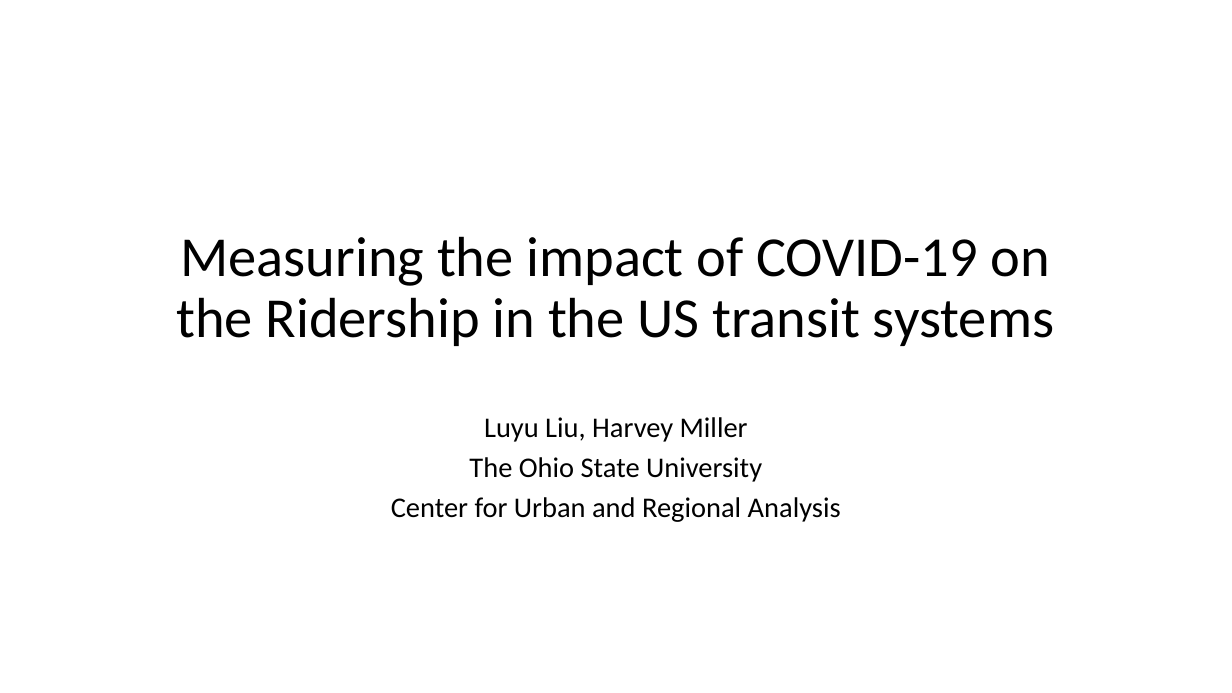
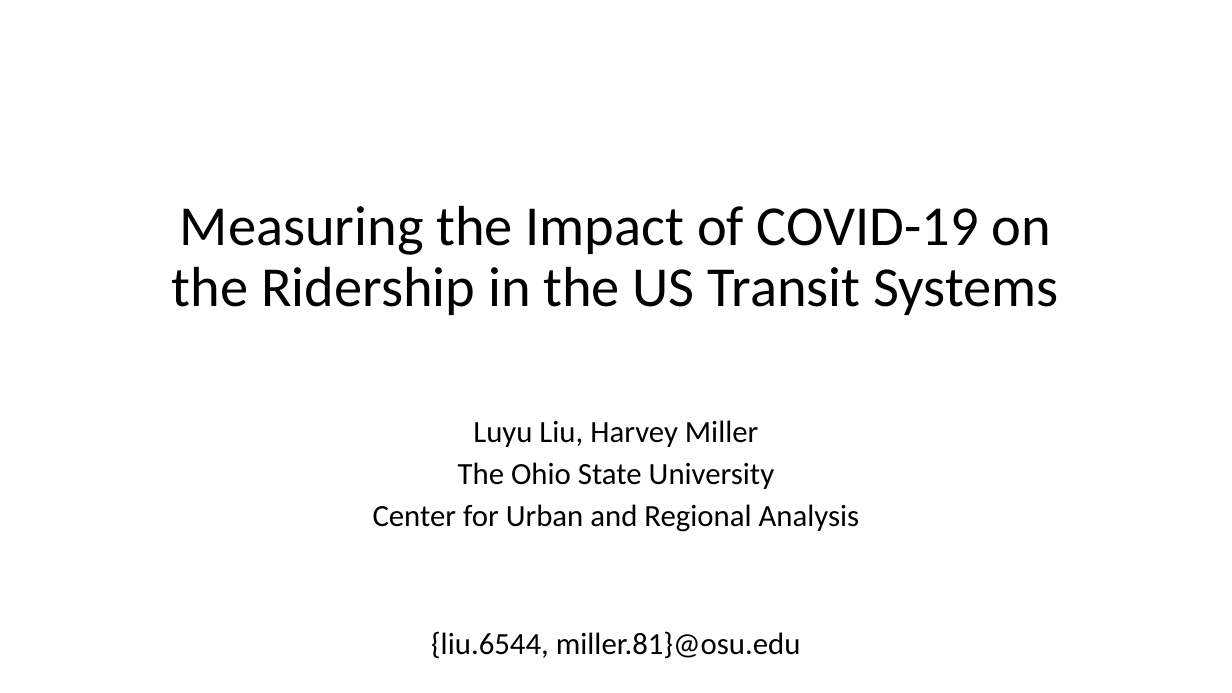
Before and after one commit to luyuliu/COVID-Transit-Demand, a slide deck: slide 1 of doc/pre_results.pptx. Drawn at 1232x693 pixels with LibreOffice and Linux fonts; fonts in the diff are those of the drawing. Boxes give left, top, right and bottom in pixels: in the first picture for what was removed or moved away, otherwise in the second. Text is boxed around its words. In the diff, an @@ line names an element or a change of style, - is before the commit and + after.

```diff
--- a/doc/pre_results.pptx
+++ b/doc/pre_results.pptx
@@ title at (172,205,1058,315): text changed @@
-Measuring the impact of COVID-19 on the Ridership in the US transit systems
+Measuring the Impact of COVID-19 on the Ridership in the US Transit Systems
@@ subtitle at (373,420,860,532): size 22.2 to 24 pt in "Luyu Liu, Harvey Miller", "The Ohio State University", "Center for Urban and Regional Analysis" @@
@@ subtitle at (431,631,801,659): paragraph added @@
+{liu.6544, miller.81}@osu.edu
```
Also in this commit, not shown: 10 other slides changed, 1 slide added, 1 slide removed, 4 other files.
